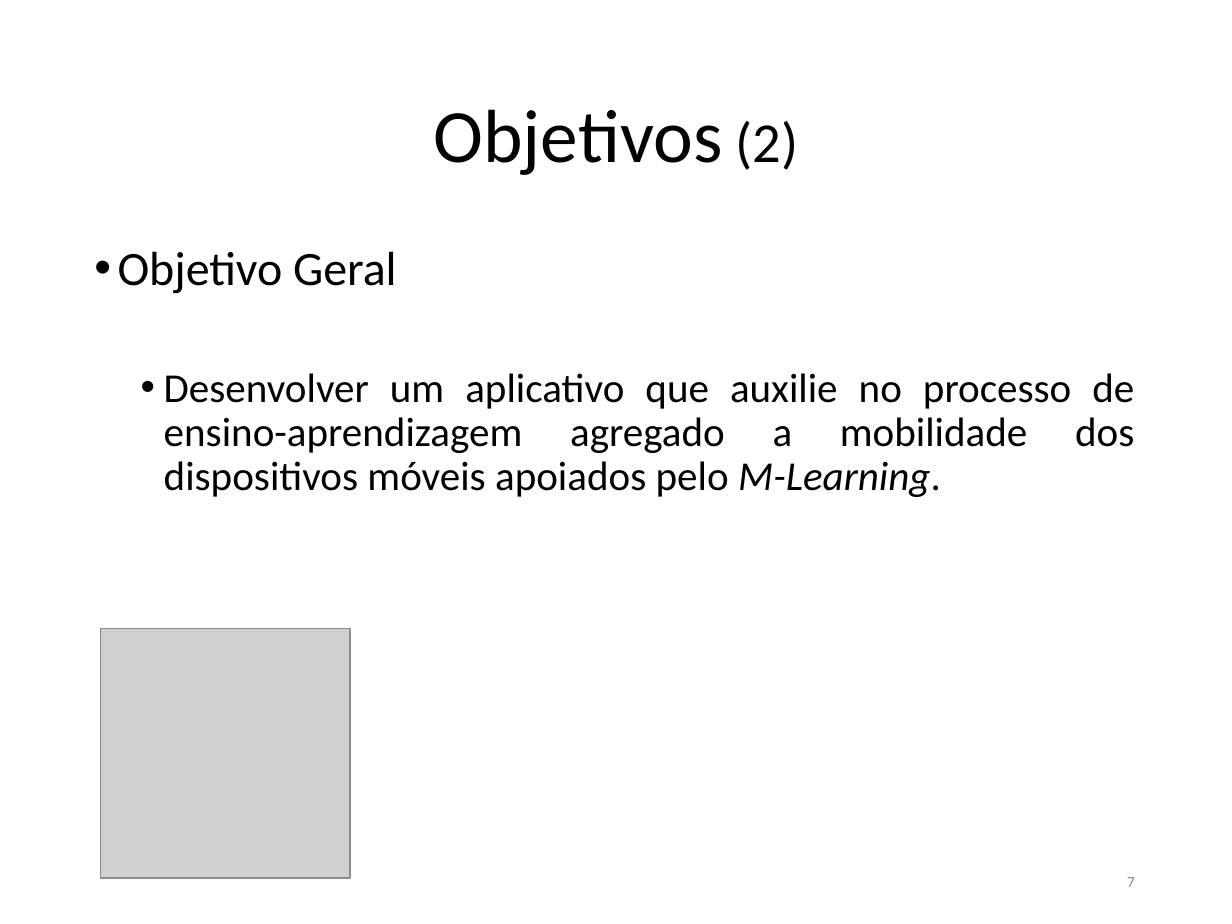
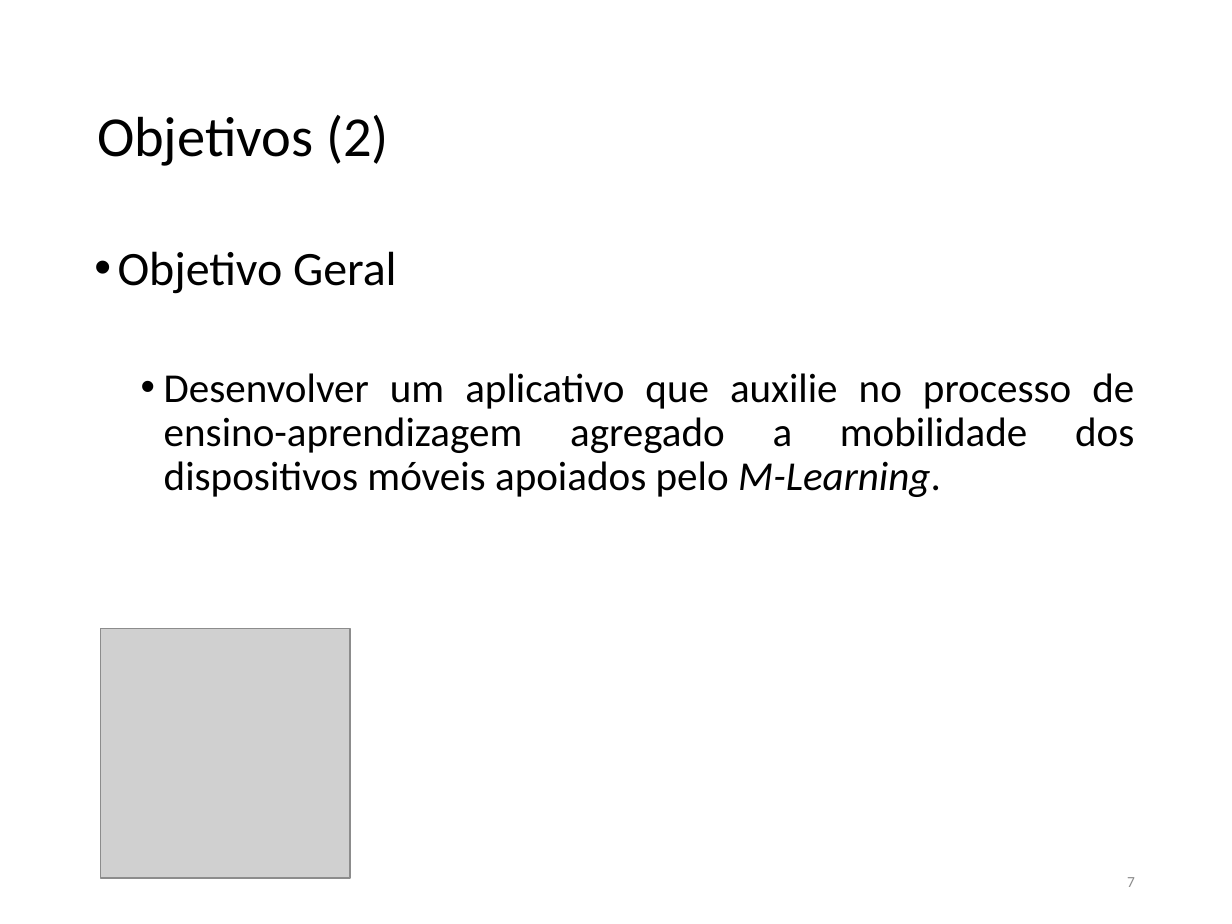
Before and after one commit to FatimaFerreiradeSousa/TCC-Mobile-Leaning, a slide deck: slide 7 of TCC - Documento/TCC II.pptx. Drawn at 1232x924 pixels with LibreOffice and Linux fonts; fonts in the diff are those of the drawing; grey boxes stand for pictures. Boxes give left, top, right and bottom in pixels: in the first picture for what was removed or moved away, otherwise in the second. Text is boxed around its words. In the diff, an @@ line names an element or a change of style, - is before the commit and + after.

```diff
--- a/TCC - Documento/TCC II.pptx
+++ b/TCC - Documento/TCC II.pptx
@@ title "Objetivos (2)" at (97,115,389,166): size 44 to 33 pt in "Objetivos"; alignment centre to left @@
```
Also in this commit, not shown: 18 other slides changed.
